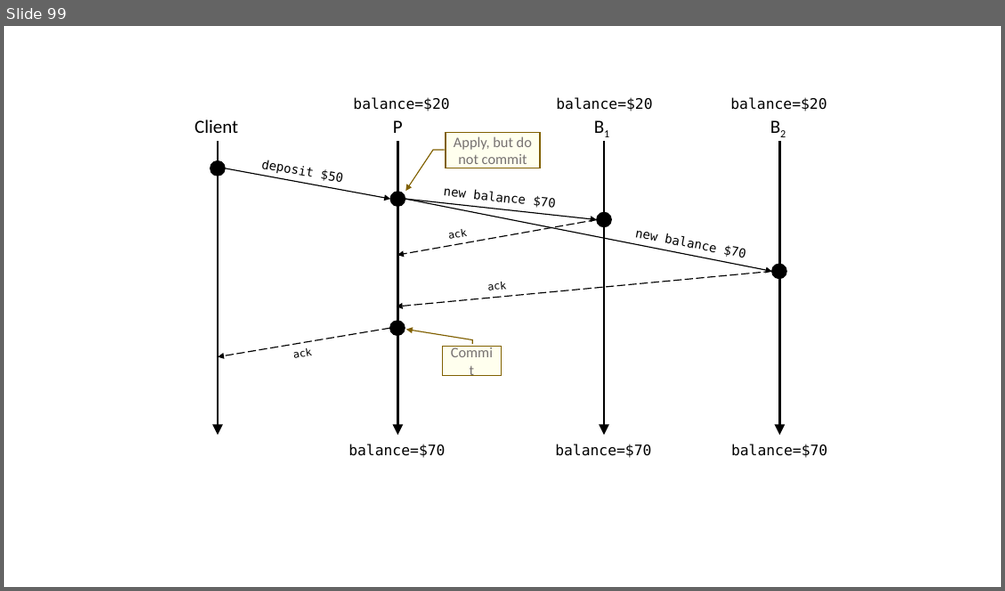
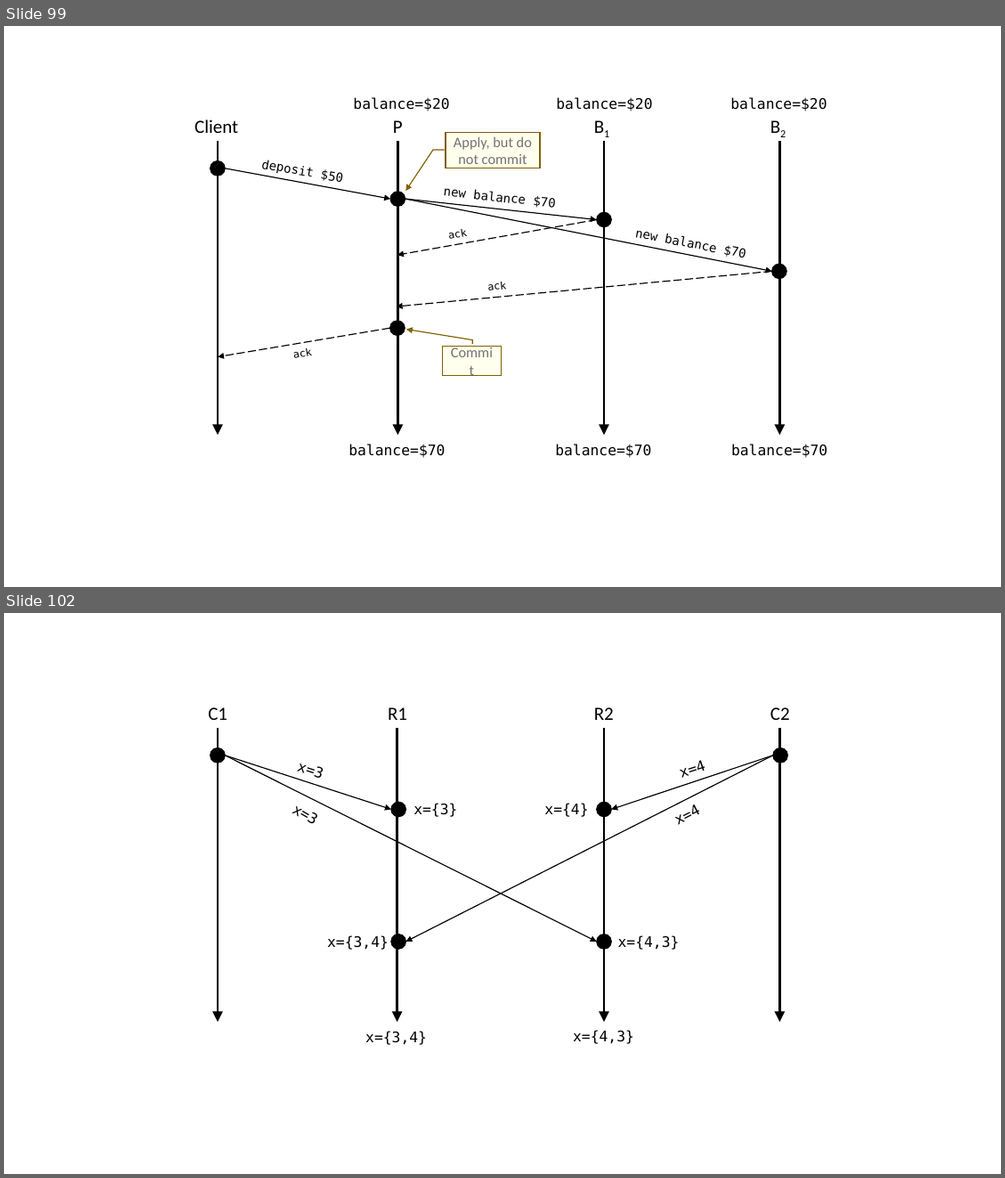
Before and after one commit to ChrisWhealy/DistributedSystemNotes, a slide deck: img/Diagrams.pptx. Shown one above the other, each under a label of ours: slide 99 before the commit, slides 99 and 102 after it; the slides between them are not shown. The pictures are 1005x591 and 1005x1178 pixels, drawn with LibreOffice and Linux fonts; fonts in the diff are those of the drawing. Boxes give left, top, right and bottom in pixels: in the first picture for what was removed or moved away, otherwise in the second. Text is boxed around its words. In the diff, an @@ line names an element or a change of style, - is before the commit and + after.

```diff
--- a/img/Diagrams.pptx
+++ b/img/Diagrams.pptx
@@ slide 102 added at (4, 613, 1001, 1174), background #FFFFFF @@
@@ text added at (208, 707, 227, 720), 18 pt, text #000000 @@
+C1
@@ text added at (388, 707, 407, 720), 18 pt, text #000000 @@
+R1
@@ text added at (594, 707, 614, 720), 18 pt, text #000000 @@
+R2
@@ text added at (770, 707, 790, 720), 18 pt, text #000000 @@
+C2
@@ arrow added from (218, 728) to (218, 1022), #000000 2 pt @@
@@ arrow added from (397, 728) to (397, 1022), #000000 2 pt @@
@@ arrow added from (604, 728) to (604, 1022), #000000 2 pt @@
@@ arrow added from (779, 728) to (779, 1022), #000000 2 pt @@
@@ ellipse added at (210, 747, 226, 763), fill #000000, outline #000000 1 pt @@
@@ arrow added from (226, 755) to (597, 941), #000000 1 pt @@
@@ arrow added from (226, 755) to (391, 809), #000000 1 pt @@
@@ text added at (297, 763, 321, 778), 14 pt, text #000000 @@
+x=3
@@ arrow added from (773, 755) to (405, 941), #000000 1 pt @@
@@ arrow added from (773, 755) to (611, 809), #000000 1 pt @@
@@ text added at (681, 760, 706, 781), 14 pt, text #000000 @@
+x=4
@@ ellipse added at (773, 747, 788, 763), fill #000000, outline #000000 1 pt @@
@@ text added at (291, 806, 315, 823), 14 pt, text #000000 @@
+x=3
@@ ellipse added at (391, 803, 406, 817), fill #000000, outline #000000 1 pt @@
@@ text added at (413, 803, 457, 817), 14 pt, text #000000 @@
+x={3}
@@ text added at (544, 803, 588, 817), 14 pt, text #000000 @@
+x={4}
@@ ellipse added at (597, 803, 612, 817), fill #000000, outline #000000 1 pt @@
@@ text added at (678, 804, 701, 825), 14 pt, text #000000 @@
+x=4
@@ text added at (327, 935, 388, 949), 14 pt, text #000000 @@
+x={3,4}
@@ ellipse added at (391, 933, 406, 949), fill #000000, outline #000000 1 pt @@
@@ ellipse added at (597, 933, 612, 949), fill #000000, outline #000000 1 pt @@
@@ text added at (618, 935, 680, 949), 14 pt, text #000000 @@
+x={4,3}
@@ text added at (365, 1030, 427, 1045), 14 pt, text #000000 @@
+x={3,4}
@@ text added at (573, 1030, 634, 1044), 14 pt, text #000000 @@
+x={4,3}
```
Also in this commit, not shown: 9 other slides added, 16 other files.
